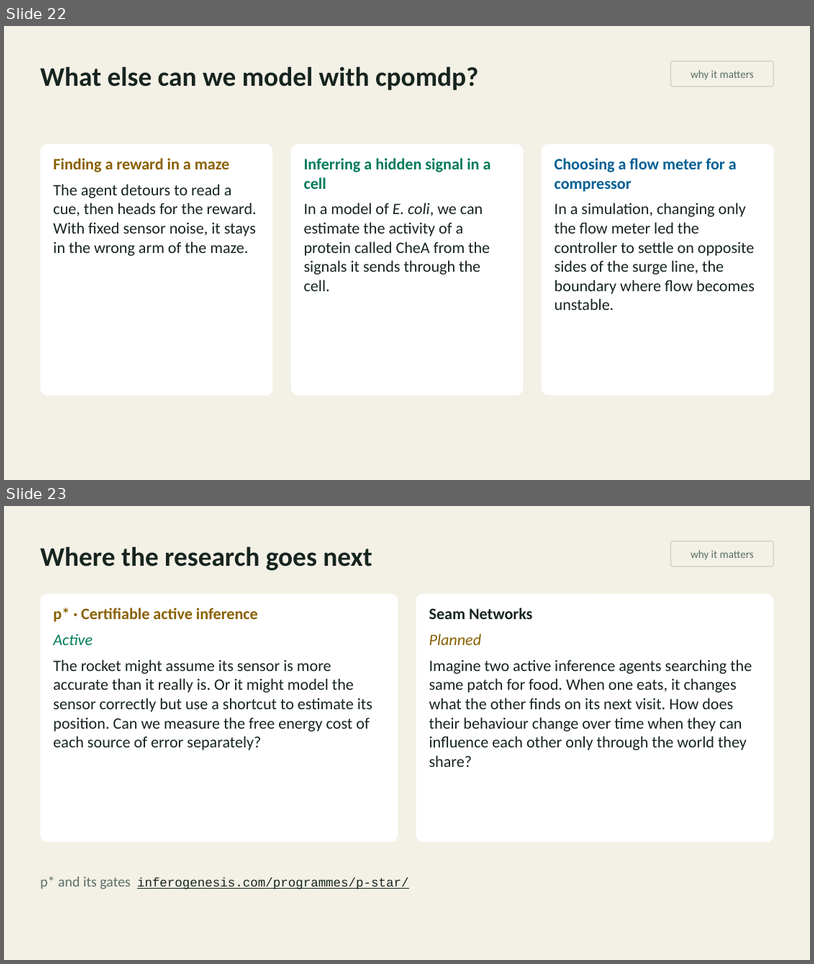
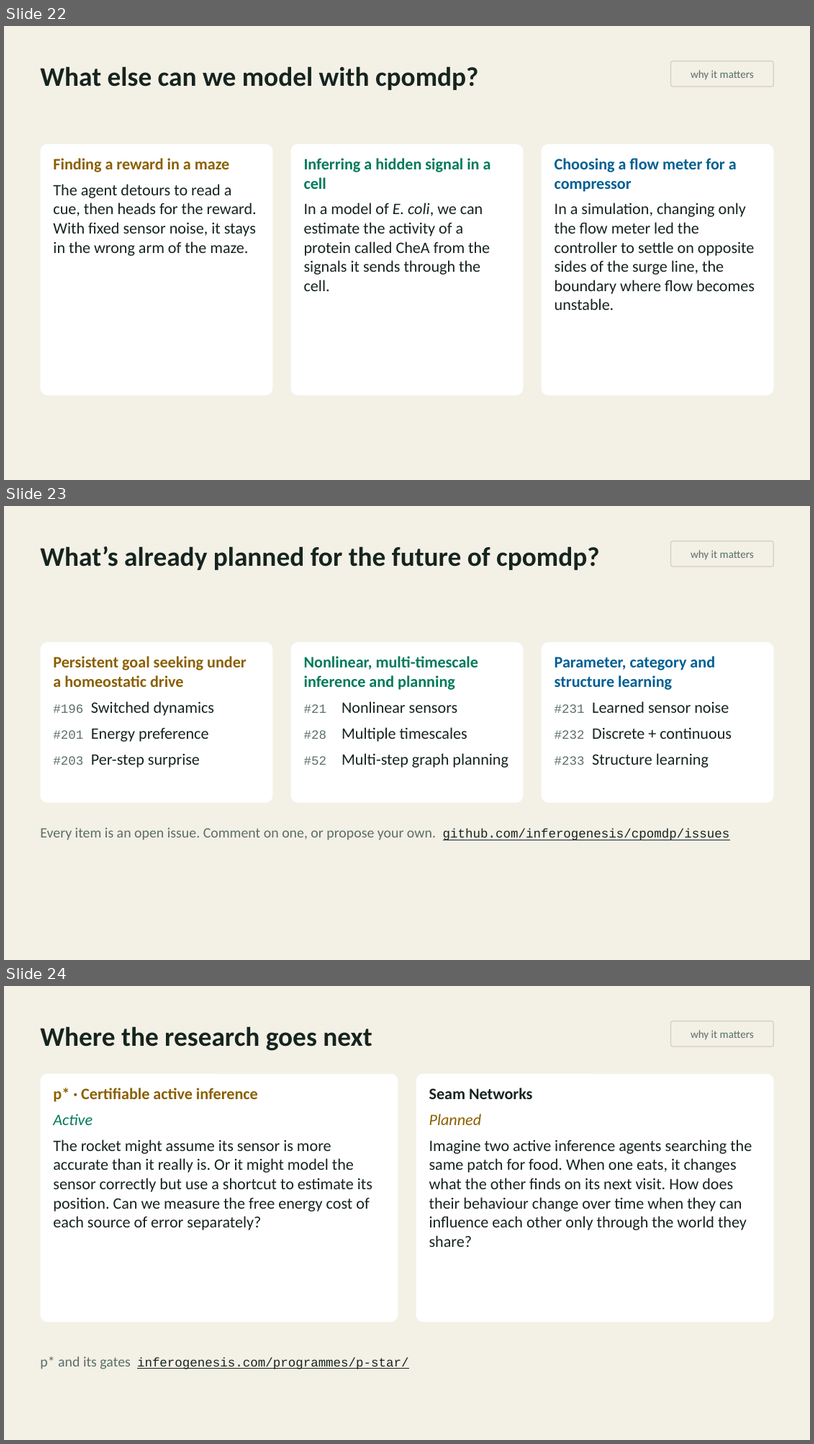
Before and after one commit to inferogenesis/cpomdp-workshop, a slide deck: deck/cpomdp_symposium_2026.pptx. Shown one above the other, each under a label of ours: slides 22 and 23 before the commit, slides 22, 23 and 24 after it. The pictures are 814x964 and 814x1444 pixels, drawn with LibreOffice and Linux fonts; fonts in the diff are those of the drawing. Boxes give left, top, right and bottom in pixels: in the first picture for what was removed or moved away, otherwise in the second. Text is boxed around its words. In the diff, an @@ line names an element or a change of style, - is before the commit and + after.

```diff
--- a/deck/cpomdp_symposium_2026.pptx
+++ b/deck/cpomdp_symposium_2026.pptx
@@ slide 23 added at bbox=[4, 506, 810, 960], background #F3F0E6 @@
@@ text added at bbox=[40, 546, 599, 570], 32 pt, text #16241F, bold @@
+What’s already planned for the future of cpomdp?
@@ rounded rectangle added at bbox=[671, 541, 774, 566], outline #D3CEBF 1 pt, 13 pt, text #5B6F68 @@
+why it matters
@@ rounded rectangle added at bbox=[40, 642, 273, 803], fill #FFFFFF, 19 pt, text #16241F @@
+Persistent goal seeking under a homeostatic drive
+#196 Switched dynamics
+#201 Energy preference
+#203 Per-step surprise
@@ rounded rectangle added at bbox=[291, 642, 523, 803], fill #FFFFFF, 19 pt, text #16241F @@
+Nonlinear, multi-timescale inference and planning
+#21 Nonlinear sensors
+#28 Multiple timescales
+#52 Multi-step graph planning
@@ rounded rectangle added at bbox=[542, 642, 774, 803], fill #FFFFFF, 19 pt, text #16241F @@
+Parameter, category and structure learning
+#231 Learned sensor noise
+#232 Discrete + continuous
+#233 Structure learning
@@ text added at bbox=[40, 827, 730, 840], 17 pt, text #5B6F68 @@
+Every item is an open issue. Comment on one, or propose your own. github.com/inferogenesis/cpomdp/issues
@@ what was slide 23 is now slide 24 @@
```
Also in this commit, not shown: 3 other files.
